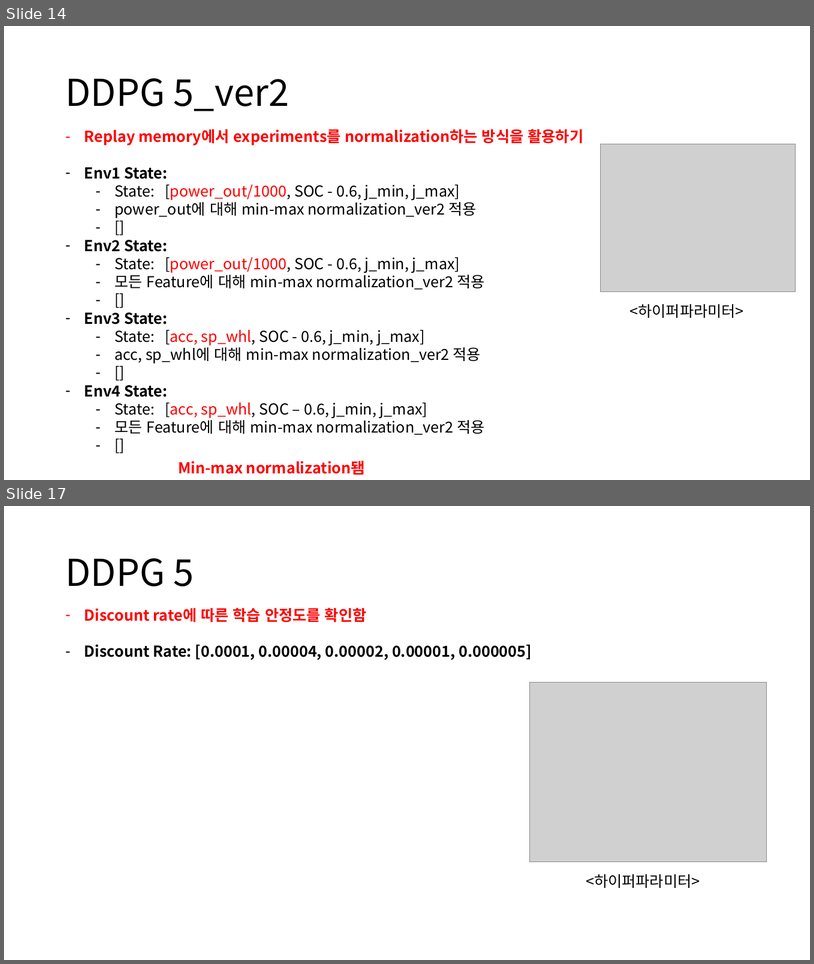
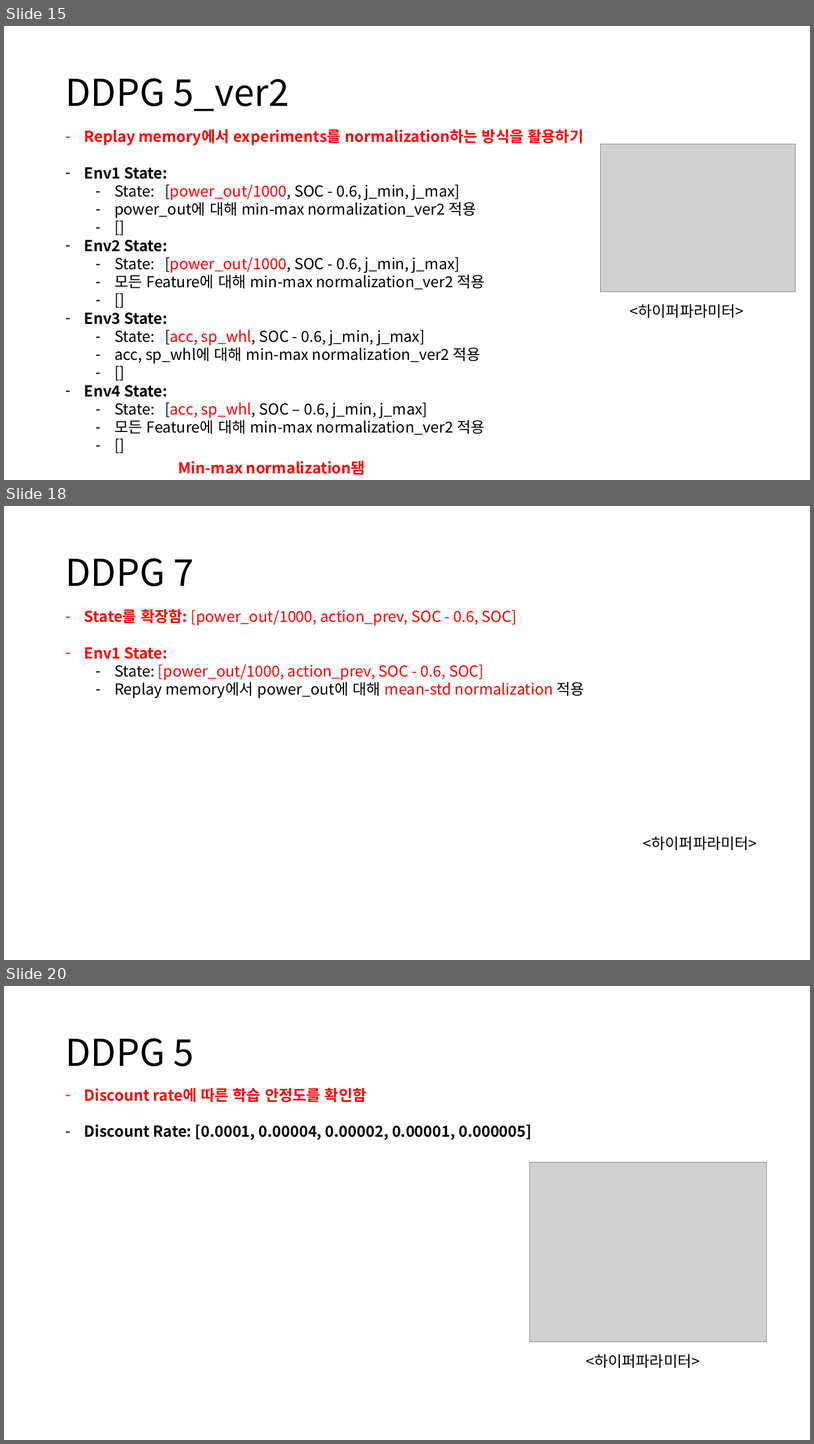
Before and after one commit to zidane89/experiment, a slide deck: 실험정리.pptx. Shown one above the other, each under a label of ours: slides 14 and 17 before the commit, slides 15, 18 and 20 after it; the slides between them are not shown. The pictures are 814x964 and 814x1444 pixels, drawn with LibreOffice and Linux fonts; fonts in the diff are those of the drawing; grey boxes stand for pictures. Boxes give left, top, right and bottom in pixels: in the first picture for what was removed or moved away, otherwise in the second. Text is boxed around its words. In the diff, an @@ line names an element or a change of style, - is before the commit and + after.

```diff
--- a/실험정리.pptx
+++ b/실험정리.pptx
@@ slide 18 added at (4,506,810,960), background #FFFFFF @@
@@ title added at (65,558,194,586), 44 pt, text #000000 @@
+DDPG 7
@@ text added at (84,609,585,698), 18 pt, text #FF0000 @@
+  – State를 확장함: [power_out/1000, action_prev, SOC - 0.6, SOC]
+– Env1 State:
+    – State: [power_out/1000, action_prev, SOC - 0.6, SOC]
+  – Replay memory에서 power_out에 대해 mean-std normalization 적용
@@ text added at (644,836,758,850), 18 pt, text #000000 @@
+<하이퍼파라미터>
@@ what was slide 14 is now slide 15 @@
@@ what was slide 17 is now slide 20 @@
```
Also in this commit, not shown: 2 slides changed, 2 other slides added, 3 other files.
